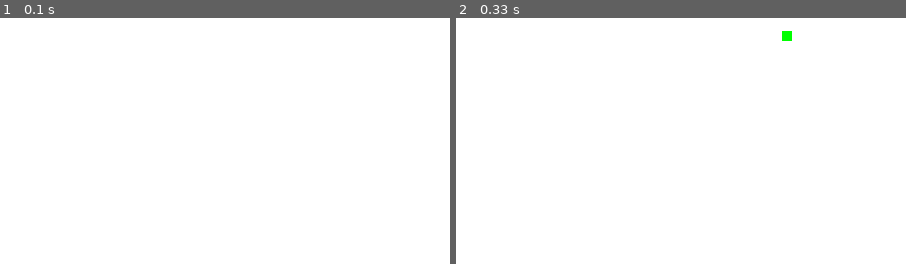
Above: before the commit, frames 1-2 (left to right).
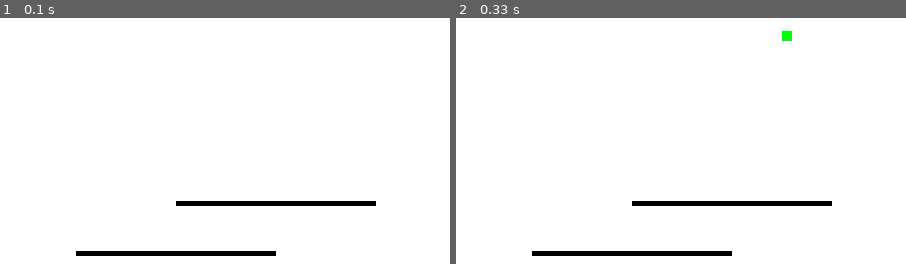
Above: after the commit, the same moments.

Repository: IngoLitli/pygame2018
Game: pygame game, started from samuel/leikhugmynd.py
The game is run twice, just before and just after one commit, with the same random seed, the same clock (stepped at 60 frames per second) and the same inputs.
Inputs:
- Up to frame 1 (0.1 s): no input
- Up to frame 2 (0.33 s): no input
The pictures show only the part of the screen within x 14-64%, y 10-60%; the shares and areas given below are measured in that part.

The runs differ from the first frame. In frame 1, 1.8% of the frame differs, in the area x 16-84%, y 74-97%; in frame 2, 1.8%.

Commit message:
New Upload

Diff:
--- a/samuel/leikhugmynd.py
+++ b/samuel/leikhugmynd.py
@@ -59,8 +59,9 @@
 direction = ""
 player = Player((screen.get_width()/2, 0), 10)
 
-platforms = [Object((-10,500),screen.get_width()+50, 5), Object((100,400),200, 5)]
-walls = [Object((50, 100), 5, 400), Object((800, 100), 5, 400)]
+ground = Object((-10,500),screen.get_width()+50, 5)
+
+platforms = [ground, Object((100,400),200, 5), Object((200,300),200, 5), Object((300,250),200, 5)]
 platformColl = []
 for platform in platforms:
     platformColl.append(platform.rect)
